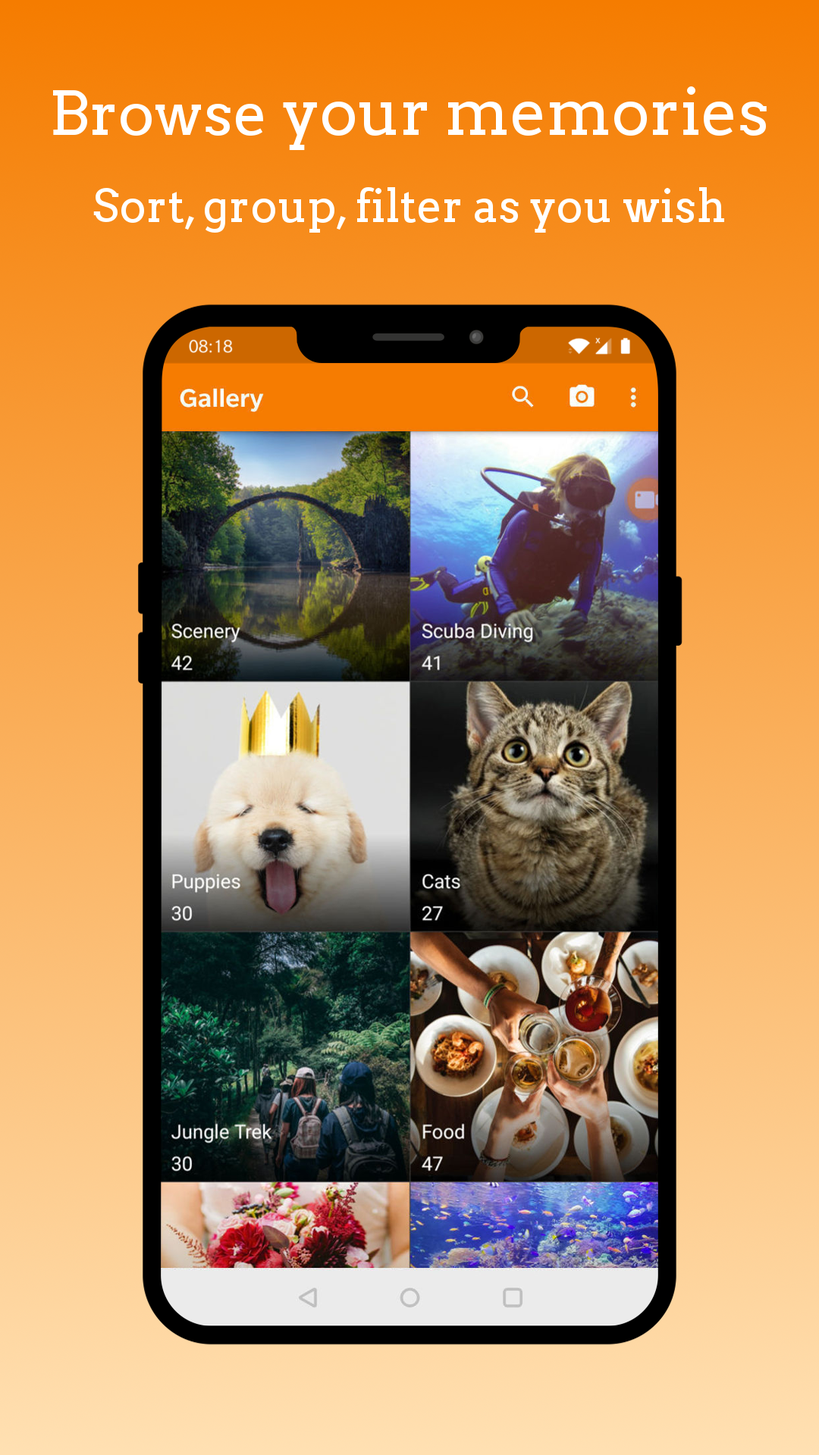
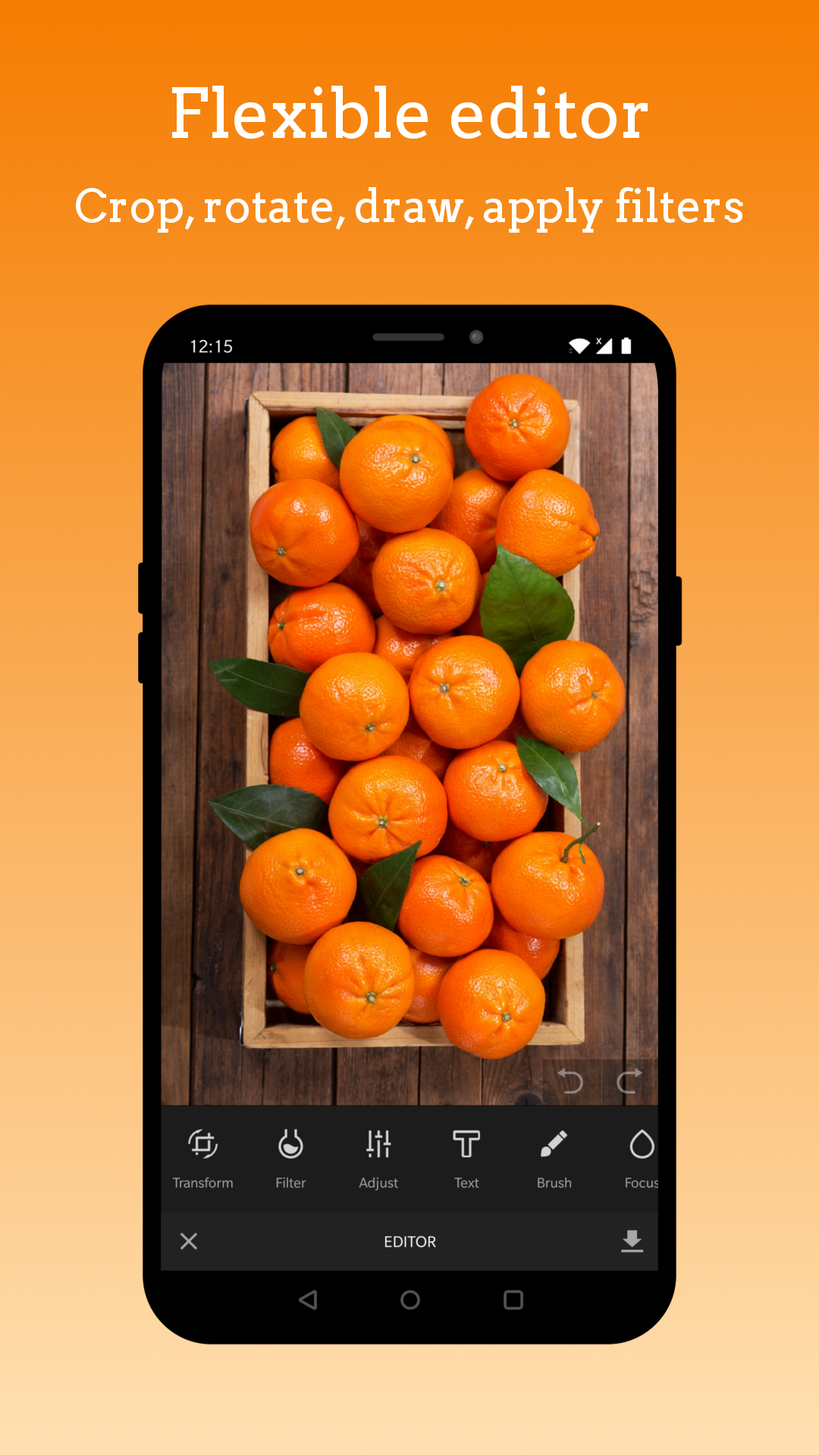
Before/after of a 819px x 1455px layered artwork. What changed in the layer stack:
hid "header1" over (53, 86, 767, 151)
hid "subheader1" over (93, 187, 724, 233)
hid "screenshot1" over (160, 325, 658, 1327)
showed "header4" over (172, 85, 648, 139)
showed "subheader4" over (75, 187, 743, 233)
showed "screenshot4", painted on it over (160, 325, 658, 1327)
